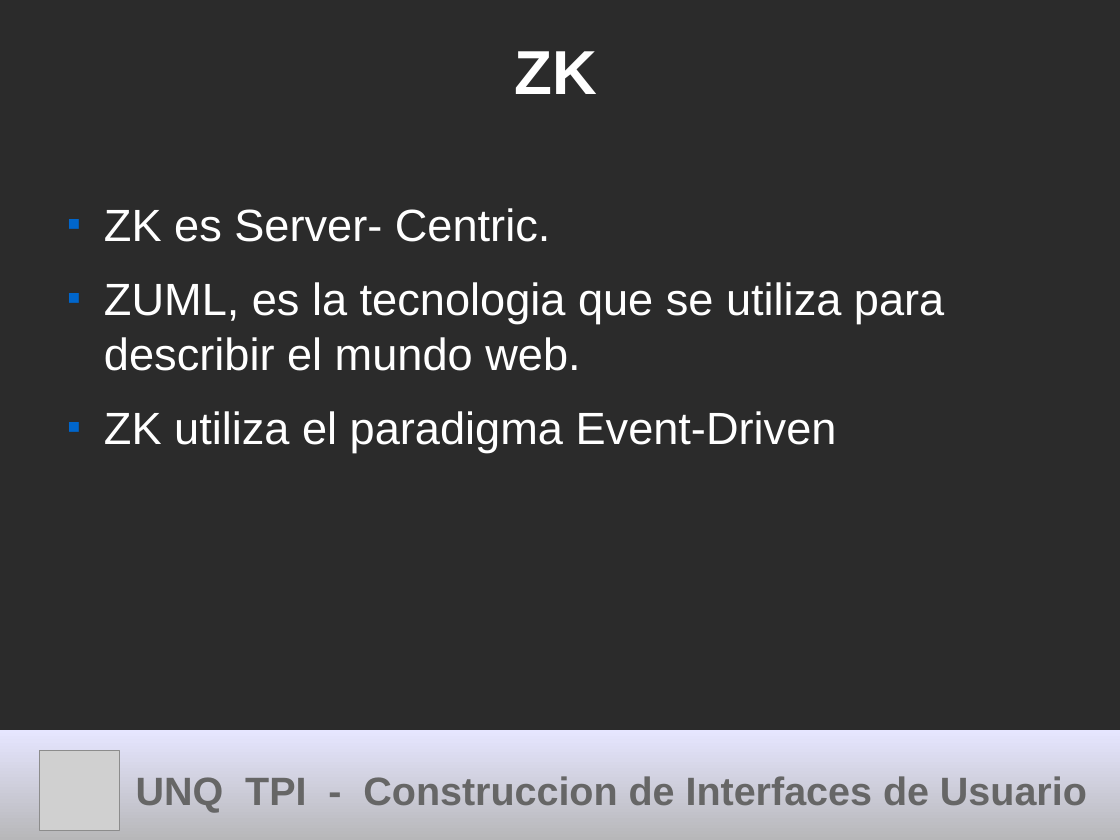
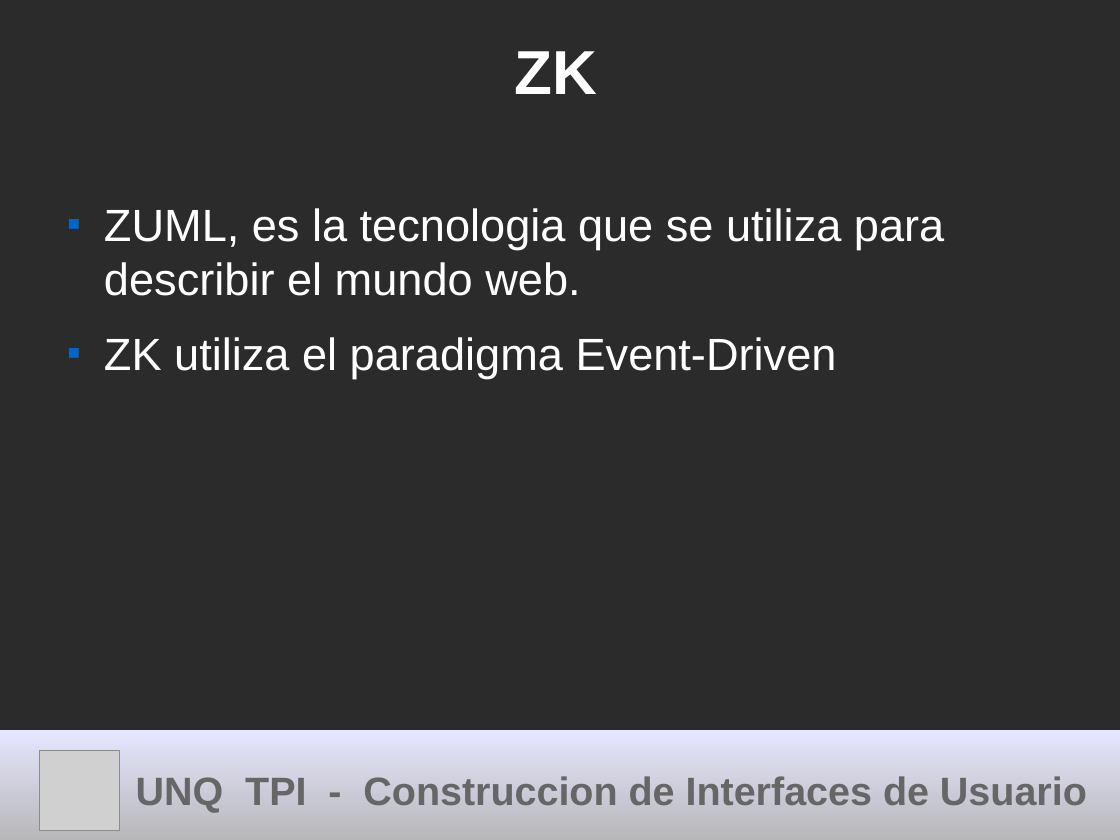
Before and after one commit to cdmarchionne/tpi-ui-tp-esferas, a slide deck: slide 11 of ZK/resources/Presentacion ZK.odp (slide 10 before the commit). Drawn at 1120x840 pixels with LibreOffice and Linux fonts; fonts in the diff are those of the drawing; grey boxes stand for pictures; background and template pictures are left out; a plain dark background stands for a picture behind light text. Boxes give left, top, right and bottom in pixels: in the first picture for what was removed or moved away, otherwise in the second. Text is boxed around its words. In the diff, an @@ line names an element or a change of style, - is before the commit and + after.

```diff
--- a/ZK/resources/Presentacion ZK.odp
+++ b/ZK/resources/Presentacion ZK.odp
@@ text at (x1=104, y1=208, x2=550, y2=242): paragraph removed @@
-■ ZK es Server- Centric.
```
Also in this commit, not shown: 3 other slides changed, 3 slides added.
